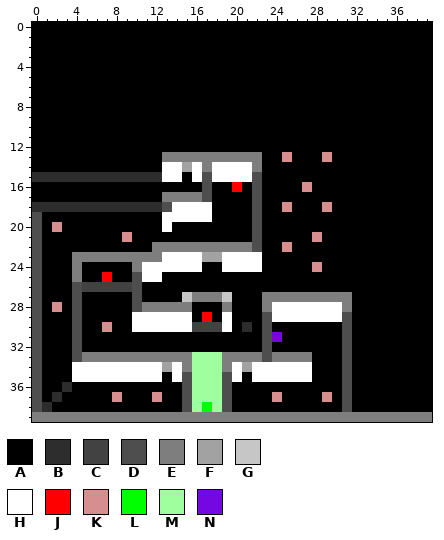
A pixel-art sprite gets an edit: res/map/level2.png. Above is the file before it was changed.
The file is 40x40 pixels.
Palette (. is transparent): A #000000  B #2d2d2d  C #424242  D #4e4e4e  E #7e7e7e  F #a2a2a2  G #c6c6c6  H #ffffff  J #ff0000  K #d68e8e  L #00ff00  M #9fff9f  N #7507e2
Pixels before, first column x 0:
 0 AAAAAAAAAAAAAAAAAAAAAAAAAAAAAAAAAAAAAAAA
 1 AAAAAAAAAAAAAAAAAAAAAAAAAAAAAAAAAAAAAAAA
 2 AAAAAAAAAAAAAAAAAAAAAAAAAAAAAAAAAAAAAAAA
 3 AAAAAAAAAAAAAAAAAAAAAAAAAAAAAAAAAAAAAAAA
 4 AAAAAAAAAAAAAAAAAAAAAAAAAAAAAAAAAAAAAAAA
 5 AAAAAAAAAAAAAAAAAAAAAAAAAAAAAAAAAAAAAAAA
 6 AAAAAAAAAAAAAAAAAAAAAAAAAAAAAAAAAAAAAAAA
 7 AAAAAAAAAAAAAAAAAAAAAAAAAAAAAAAAAAAAAAAA
 8 AAAAAAAAAAAAAAAAAAAAAAAAAAAAAAAAAAAAAAAA
 9 AAAAAAAAAAAAAAAAAAAAAAAAAAAAAAAAAAAAAAAA
10 AAAAAAAAAAAAAAAAAAAAAAAAAAAAAAAAAAAAAAAA
11 AAAAAAAAAAAAAAAAAAAAAAAAAAAAAAAAAAAAAAAA
12 AAAAAAAAAAAAAAAAAAAAAAAAAAAAAAAAAAAAAAAA
13 AAAAAAAAAAAAAEEEEEEEEEEAAKAAAKAAAAAAAAAA
14 AAAAAAAAAAAAAHHFHEHHHHEAAAAAAAAAAAAAAAAA
15 BBBBBBBBBBBBBHHAHDHHHHDAAAAAAAAAAAAAAAAA
16 AAAAAAAAAAAAAAAAADAAJADAAAAKAAAAAAAAAAAA
17 AAAAAAAAAAAAAEEEEDAAAADAAAAAAAAAAAAAAAAA
18 BBBBBBBBBBBBBDHHHHAAAADAAKAAAKAAAAAAAAAA
19 DAAAAAAAAAAAAHHHHHAAAADAAAAAAAAAAAAAAAAA
20 DAKAAAAAAAAAAHAAAAAAAADAAAAAAAAAAAAAAAAA
21 DAAAAAAAAKAAAAAAAAAAAADAAAAAKAAAAAAAAAAA
22 DAAAAAAAAAAAEEEEEEEEEEDAAKAAAAAAAAAAAAAA
23 DAAAEEEEEEEEEHHHHFFHHHHAAAAAAAAAAAAAAAAA
24 DAAAEAAAAAEHHHHHHAAHHHHAAAAAKAAAAAAAAAAA
25 DAAAEAAJAADHHAAAAAAAAAAAAAAAAAAAAAAAAAAA
26 DAAADCCCCCDAAAAAAAAAAAAAAAAAAAAAAAAAAAAA
27 DAAADAAAAADAAAAGEEEGAAAEEEEEEEEEAAAAAAAA
28 DAKADAAAAADEEEEEAAAEAAAEHHHHHHHEAAAAAAAA
29 DAAADAAAAAHHHHHHAJAHAAADHHHHHHHDAAAAAAAA
30 DAAADAAKAAHHHHHHCCCHABADAAAAAAADAAAAAAAA
31 DAAADAAAAAAAAAAAAAAAAAADNAAAAAADAAAAAAAA
32 DAAADAAAAAAAAAAAAAAAAAADAAAAAAADAAAAAAAA
33 DAAADEEEEEEEEEEEMMMEEEEDEEEEAAADAAAAAAAA
34 DAAAHHHHHHHHHFHEMMMEHFHHHHHHAAADAAAAAAAA
35 DAAAHHHHHHHHHAHDMMMDHAHHHHHHAAADAAAAAAAA
36 DAABAAAAAAAAAAADMMMDAAAAAAAAAAADAAAAAAAA
37 DABAAAAAKAAAKAADMMMDAAAAKAAAAKADAAAAAAAA
38 DBAAAAAAAAAAAAADMLMDAAAAAAAAAAADAAAAAAAA
39 EEEEEEEEEEEEEEEEEEEEEEEEEEEEEEEEEEEEEEEE
The result:
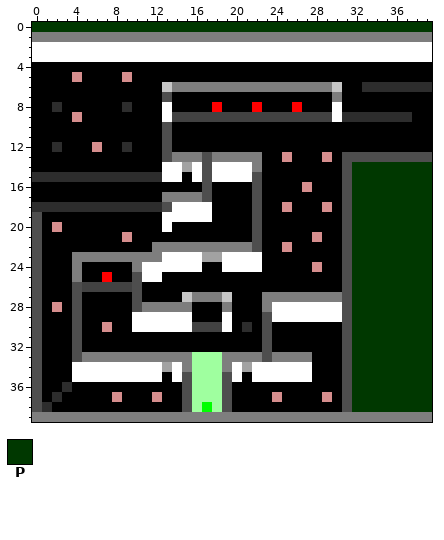
Colours new in this view: P #003800
Changes in this commit:
y 0: x 0..39 AAAAAAAAAAAAAAAAAAAAAAAAAAAAAAAAAAAAAAAA -> PPPPPPPPPPPPPPPPPPPPPPPPPPPPPPPPPPPPPPPP
y 1: x 0..39 AAAAAAAAAAAAAAAAAAAAAAAAAAAAAAAAAAAAAAAA -> EEEEEEEEEEEEEEEEEEEEEEEEEEEEEEEEEEEEEEEE
y 2..3: x 0..39 AAAAAAAAAAAAAAAAAAAAAAAAAAAAAAAAAAAAAAAA -> HHHHHHHHHHHHHHHHHHHHHHHHHHHHHHHHHHHHHHHH
y 5: x 4 A -> K; x 9 A -> K
y 6: x 13..30 AAAAAAAAAAAAAAAAAA -> GEEEEEEEEEEEEEEEEG; x 33..39 AAAAAAA -> BBBBBBB
y 7: x 13 A -> D; x 30 A -> E
y 8: x 2 A -> B; x 9 A -> B; x 13 A -> H; x 18 A -> J; x 22 A -> J; x 26 A -> J; x 30 A -> H
y 9: x 4 A -> K; x 13..37 AAAAAAAAAAAAAAAAAAAAAAAAA -> HCCCCCCCCCCCCCCCCHBBBBBBB
y 10..11: x 13 A -> D
y 12: x 2 A -> B; x 6 A -> K; x 9 A -> B; x 13 A -> D
y 13: x 13 E -> D; x 17 E -> D; x 31..39 AAAAAAAAA -> DDDDDDDDD
y 14: x 17 E -> D; x 31..39 AAAAAAAAA -> DPPPPPPPP
y 15: x 31..39 AAAAAAAAA -> DPPPPPPPP
y 16: x 20 J -> A; x 31..39 AAAAAAAAA -> DPPPPPPPP
y 17..26: x 31..39 AAAAAAAAA -> DPPPPPPPP
y 27..28: x 31..39 EAAAAAAAA -> DPPPPPPPP
y 29: x 17 J -> A; x 32..39 AAAAAAAA -> PPPPPPPP
y 30: x 32..39 AAAAAAAA -> PPPPPPPP
y 31: x 24 N -> A; x 32..39 AAAAAAAA -> PPPPPPPP
y 32..38: x 32..39 AAAAAAAA -> PPPPPPPP
Pixel boxes of the changes (left, top, right, bottom) in both pictures:
changed: (32, 22, 432, 412)
